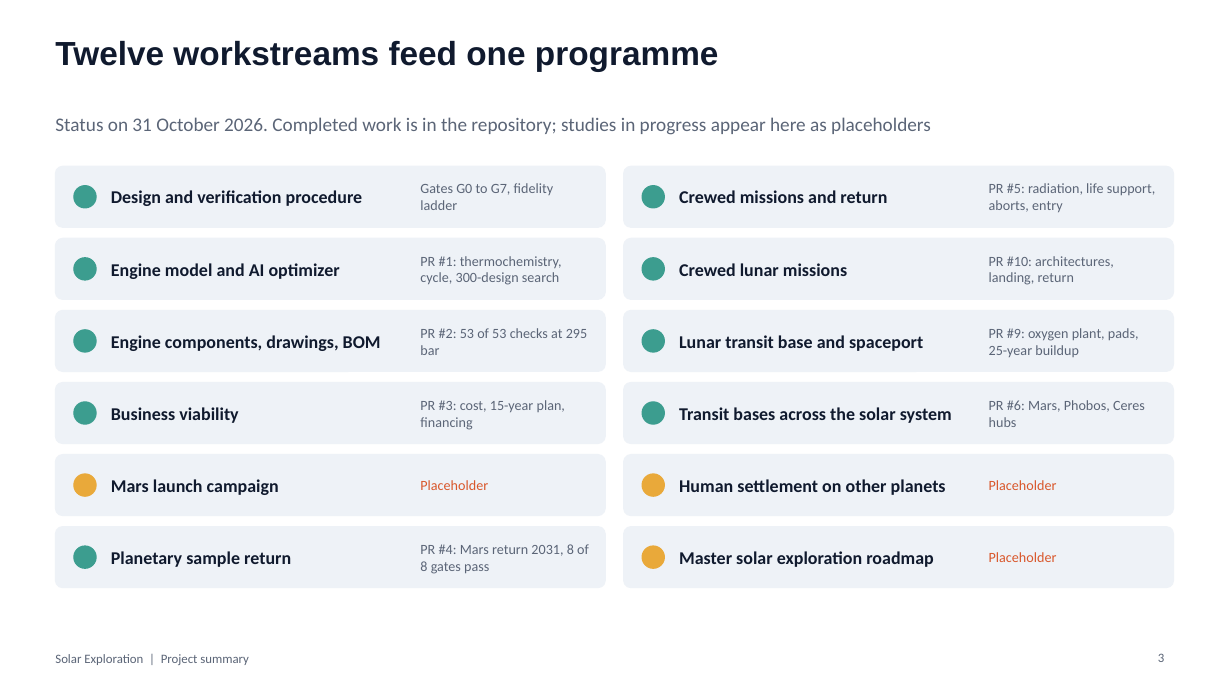
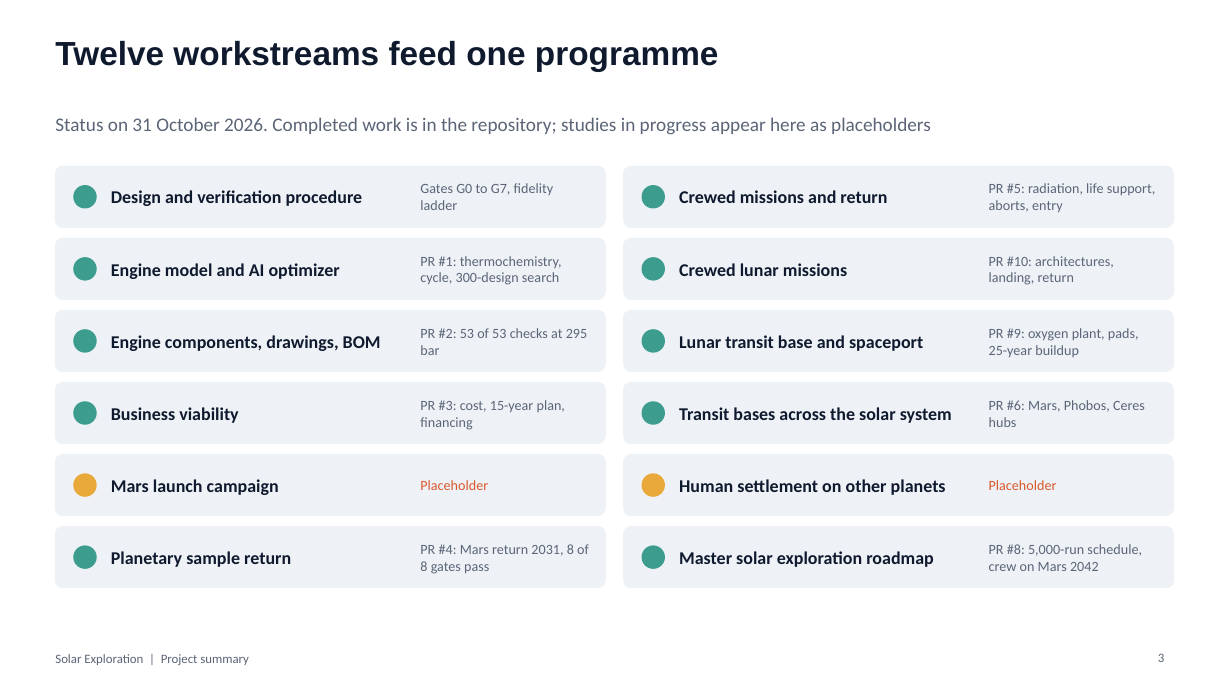
Before and after one commit to Skymeapple/solar-exploration, a slide deck: slide 3 of presentation/Solar_Exploration_Project_Summary.pptx. Drawn at 1232x693 pixels with LibreOffice and Linux fonts; fonts in the diff are those of the drawing. Boxes give left, top, right and bottom in pixels: in the first picture for what was removed or moved away, otherwise in the second. Text is boxed around its words. In the diff, an @@ line names an element or a change of style, - is before the commit and + after.

```diff
--- a/presentation/Solar_Exploration_Project_Summary.pptx
+++ b/presentation/Solar_Exploration_Project_Summary.pptx
@@ ellipse at bbox=[642, 546, 665, 568]: fill #E9A93A to #3C9D8F; outline #E9A93A 1 pt to #3C9D8F 1 pt @@
@@ text at bbox=[989, 544, 1142, 571]: text changed; text colour #D9572B to #5B6577 @@
-Placeholder
+PR #8: 5,000-run schedule, crew on Mars 2042
```
Also in this commit, not shown: 15 other slides changed, 2 slides added, 1 other file.
